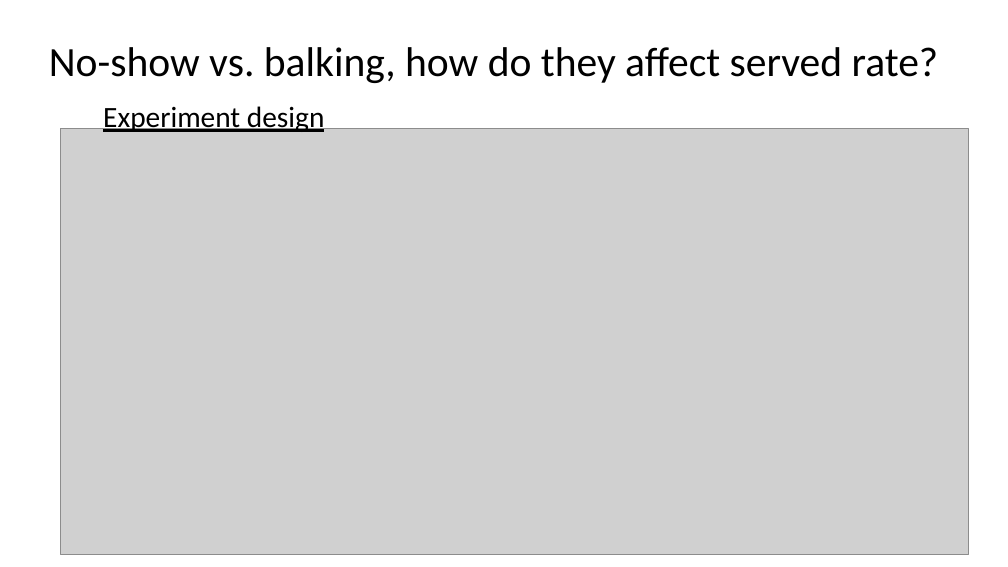
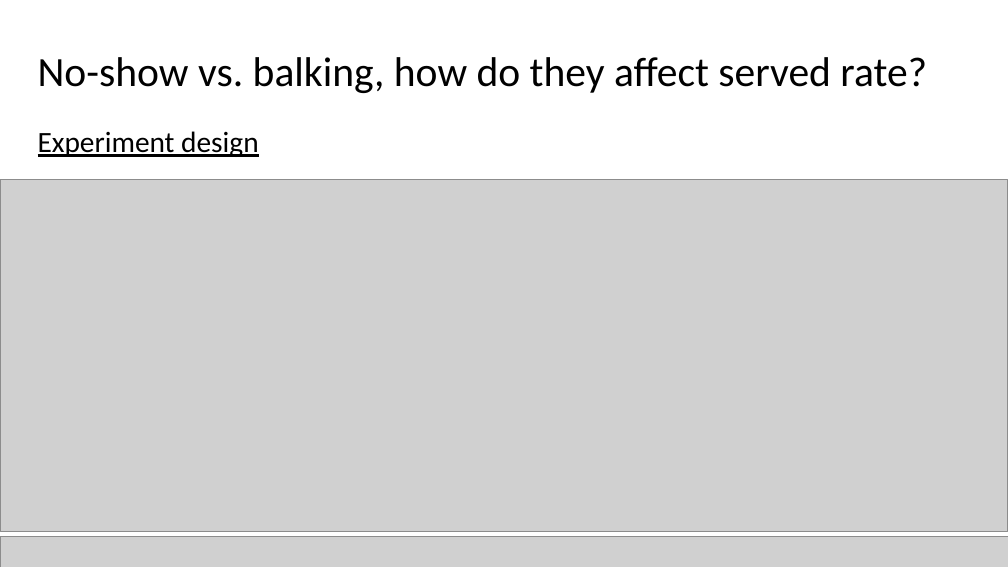
Before and after one commit to YcartXin/CUIMC-Appointment-Simulation, a slide deck: slide 9 of presentation/FCFS Presentation.pptx. Drawn at 1008x567 pixels with LibreOffice and Linux fonts; fonts in the diff are those of the drawing; grey boxes stand for pictures. Boxes give left, top, right and bottom in pixels: in the first picture for what was removed or moved away, otherwise in the second. Text is boxed around its words. In the diff, an @@ line names an element or a change of style, - is before the commit and + after.

```diff
--- a/presentation/FCFS Presentation.pptx
+++ b/presentation/FCFS Presentation.pptx
@@ title "No-show vs. balking, how do ...": place and size @@
-title "No-show vs. balking, how do ..." at <box>49,47,939,83</box>
+title "No-show vs. balking, how do ..." at <box>38,57,927,93</box>
@@ text "Experiment design": place and size @@
-text "Experiment design" at <box>103,106,325,135</box>
+text "Experiment design" at <box>38,131,259,157</box>
@@ picture: place and size @@
-picture at <box>60,129,969,554</box>
+picture at <box>0,180,1008,532</box>
@@ picture added at <box>0,537,1008,567</box> @@
```
Also in this commit, not shown: 5 other slides changed, 5 slides added, 17 other files.
